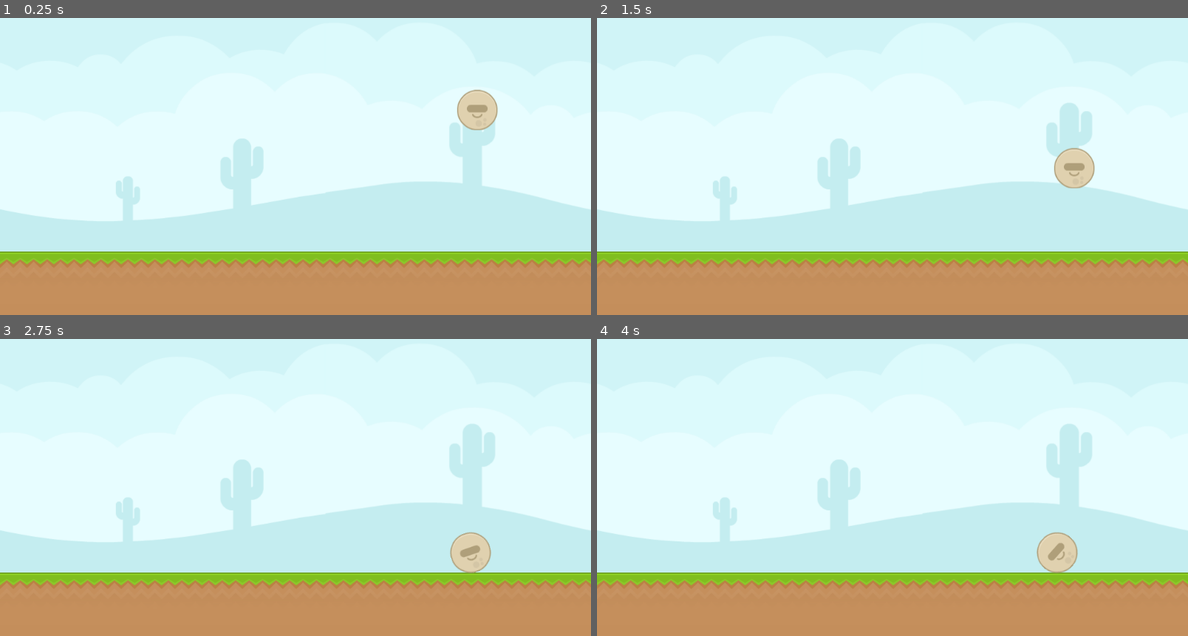
Above: before the commit, frames 1-4 (two rows, left to right).
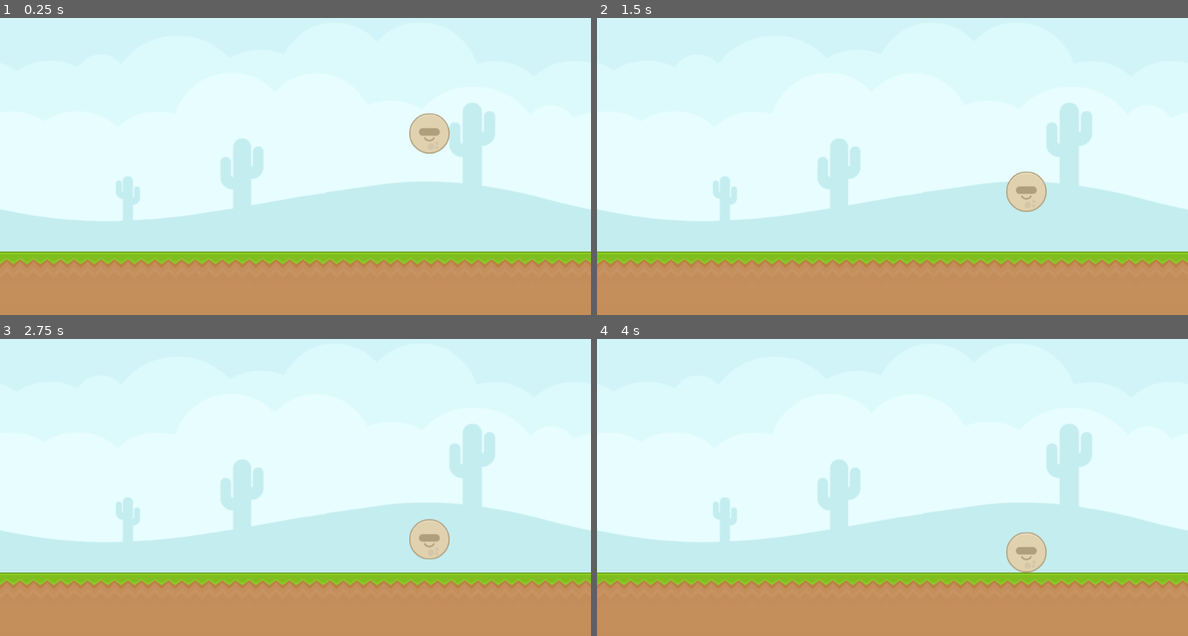
Above: after the commit, the same moments.

Repository: kleimaj/slingshot
Game: Godot game, scene res://Scenes/Level.tscn
The game is run twice, just before and just after one commit, with the same random seed, the same clock (stepped at 60 frames per second) and the same inputs.
Inputs (mouse positions are in pixels of both pictures, inside the frame that each line leads up to):
- Up to frame 1 (0.25 s): no input
- Up to frame 2 (1.5 s): move the mouse to (1022, 124) at 0.52 s; click (1022, 124) at 0.67 s; drag from (774, 160) to (862, 211) at 1.27 s
- Up to frame 3 (2.75 s): move the mouse to (354, 386) at 2.02 s; click (354, 386) at 2.17 s
- Up to frame 4 (4 s): drag from (862, 532) to (715, 410) at 2.77 s; move the mouse to (1069, 514) at 3.52 s; click (1069, 514) at 3.67 s

The runs differ from the first frame. In frame 1, 1.5% of the frame differs, in the area x 69-85%, y 24-46%; in frame 2, 1.5%; in frame 3, 1.5%; in frame 4, 1.3%.

Commit message:
refactors enemy into its own scene

Diff:
--- /dev/null
+++ b/Objects/Enemy.tscn
@@ -0,0 +1,18 @@
+[gd_scene load_steps=3 format=2]
+
+[ext_resource path="res://GFX/kenney_physicsAssets_v2/PNG/Aliens/alienBeige_round.png" type="Texture" id=1]
+
+[sub_resource type="CircleShape2D" id=1]
+radius = 35.0
+
+[node name="Enemy" type="RigidBody2D"]
+__meta__ = {
+"_edit_group_": true
+}
+
+[node name="Sprite" type="Sprite" parent="."]
+texture = ExtResource( 1 )
+
+[node name="CollisionShape2D" type="CollisionShape2D" parent="."]
+visible = false
+shape = SubResource( 1 )
--- a/Scenes/Level.tscn
+++ b/Scenes/Level.tscn
@@ -1,10 +1,10 @@
-[gd_scene load_steps=9 format=2]
+[gd_scene load_steps=8 format=2]
 
 [ext_resource path="res://GFX/kenney_physicsAssets_v2/Spritesheet/spritesheet_tiles.png" type="Texture" id=1]
 [ext_resource path="res://GFX/kenney_physicsAssets_v2/PNG/Backgrounds/blue_desert.png" type="Texture" id=2]
 [ext_resource path="res://GFX/terrain2.png" type="Texture" id=3]
 [ext_resource path="res://GFX/terrain-cover.png" type="Texture" id=4]
-[ext_resource path="res://GFX/kenney_physicsAssets_v2/PNG/Aliens/alienBeige_round.png" type="Texture" id=5]
+[ext_resource path="res://Objects/Enemy.tscn" type="PackedScene" id=5]
 
 [sub_resource type="ConvexPolygonShape2D" id=3]
 points = PoolVector2Array( 0, 0, 70, 0, 70, 70, 0, 70 )
@@ -74,9 +74,6 @@
 3/shapes = [  ]
 3/z_index = 0
 
-[sub_resource type="CircleShape2D" id=2]
-radius = 35.0
-
 [node name="Level" type="Node"]
 
 [node name="Background" type="Sprite" parent="."]
@@ -92,6 +89,8 @@
 [node name="TileMap" type="TileMap" parent="."]
 tile_set = SubResource( 1 )
 cell_size = Vector2( 70, 70 )
+collision_friction = 0.9
+collision_bounce = 0.4
 format = 1
 tile_data = PoolIntArray( 458752, 0, 0, 458753, 0, 0, 458754, 0, 0, 458755, 0, 0, 458756, 0, 0, 458757, 0, 0, 458758, 0 …(355 unchanged characters)…
 
@@ -100,14 +99,5 @@
 scale = Vector2( 17.492, 1 )
 texture = ExtResource( 4 )
 
-[node name="RigidBody2D" type="RigidBody2D" parent="."]
-position = Vector2( 827.001, 241.581 )
-__meta__ = {
-"_edit_group_": true
-}
-
-[node name="CollisionShape2D" type="CollisionShape2D" parent="RigidBody2D"]
-shape = SubResource( 2 )
-
-[node name="Sprite" type="Sprite" parent="RigidBody2D"]
-texture = ExtResource( 5 )
+[node name="Enemy" parent="." instance=ExtResource( 5 )]
+position = Vector2( 744, 282 )
